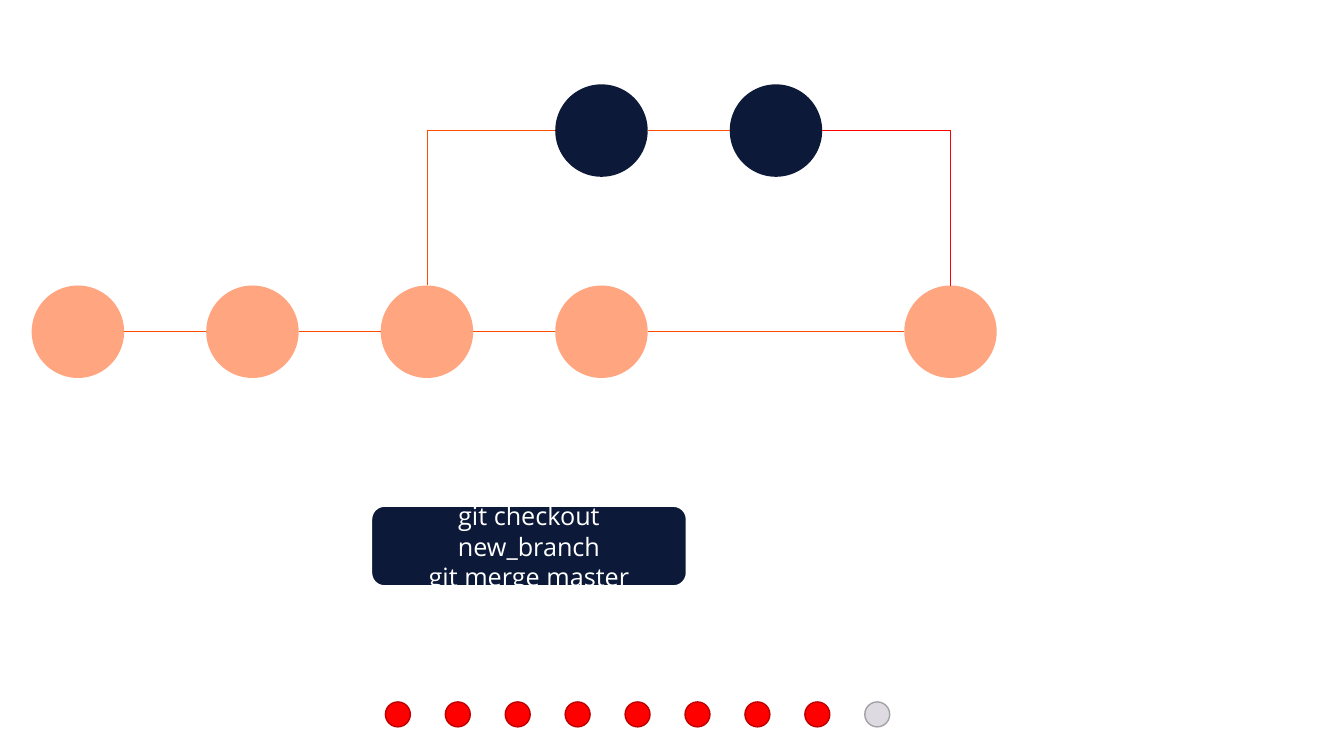
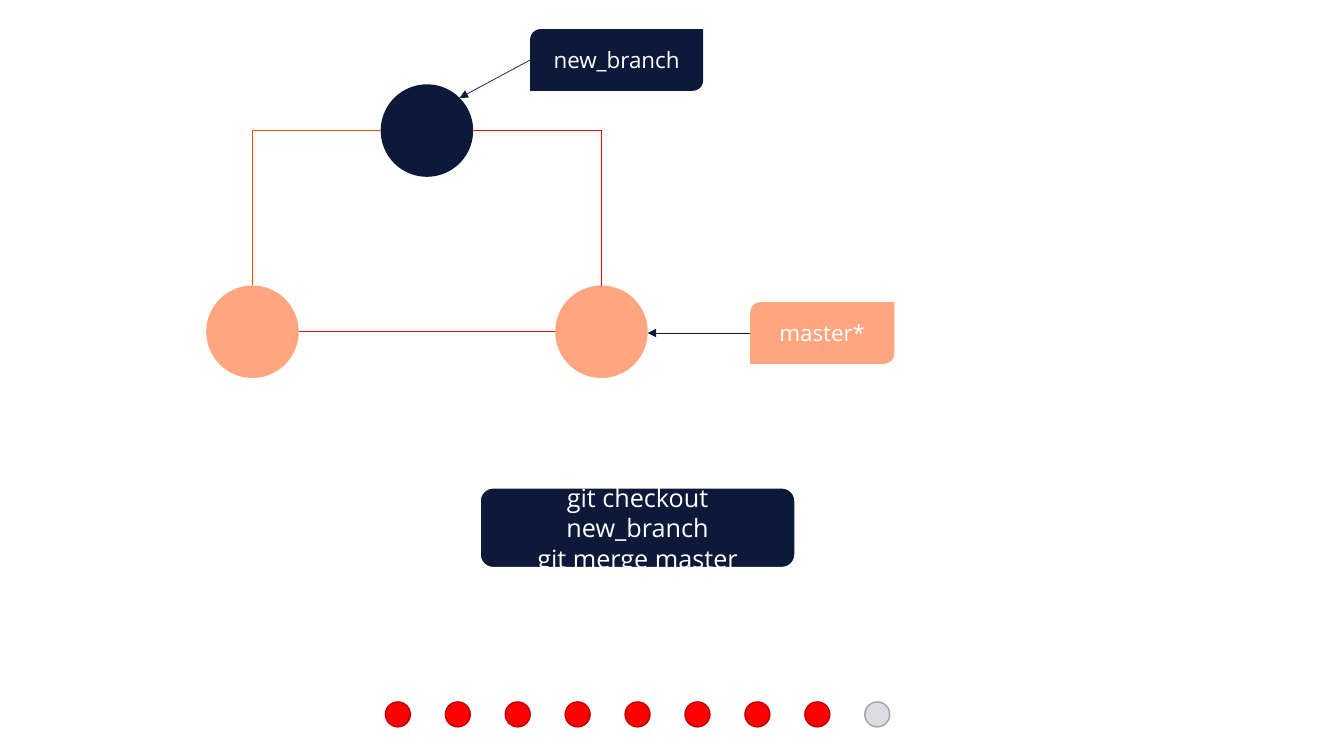
Before and after one commit to e815135/Shiny-App-Project, a slide deck: slide 51 of making basic workflow diagram.pptx. Drawn at 1344x756 pixels with LibreOffice and Linux fonts; fonts in the diff are those of the drawing. Boxes give left, top, right and bottom in pixels: in the first picture for what was removed or moved away, otherwise in the second. Text is boxed around its words. In the diff, an @@ line names an element or a change of style, - is before the commit and + after.

```diff
--- a/making basic workflow diagram.pptx
+++ b/making basic workflow diagram.pptx
@@ round diag rect added at (x1=530, y1=29, x2=704, y2=91), fill #0C1938, 16 pt, text #FFFFFF @@
+new_branch
@@ ellipse moved from (x1=556, y1=85, x2=648, y2=177) to (x1=381, y1=85, x2=474, y2=177) @@
@@ arrow added from (530, 60) to (460, 98), #0C1938 0.5 pt @@
@@ ellipse removed at (x1=730, y1=85, x2=823, y2=177) @@
@@ elbow line moved from (427, 285) - (556, 131) to (252, 285) - (381, 131) @@
@@ elbow line moved from (823, 131) - (951, 285) to (473, 131) - (602, 285) @@
@@ line removed from (648, 131) to (730, 131) @@
@@ ellipse removed at (x1=904, y1=285, x2=997, y2=378) @@
@@ round diag rect added at (x1=750, y1=302, x2=894, y2=364), fill #FF4D00 at 50% opacity, 16 pt, text #FFFFFF @@
+master*
@@ group removed at (x1=31, y1=285, x2=474, y2=378): 2 ellipses, 2 lines @@
@@ line added from (298, 332) to (556, 332), #FF0000 0.5 pt @@
@@ line removed from (473, 332) to (556, 332) @@
@@ line removed from (648, 332) to (904, 332) @@
@@ arrow added from (750, 333) to (648, 333), #0C1938 0.5 pt @@
@@ rounded rectangle "git checkout new_branch" moved from (x1=371, y1=506, x2=687, y2=587) to (x1=480, y1=488, x2=796, y2=569) @@
```
Also in this commit, not shown: 8 other slides changed, 10 slides added, 20 other files.
